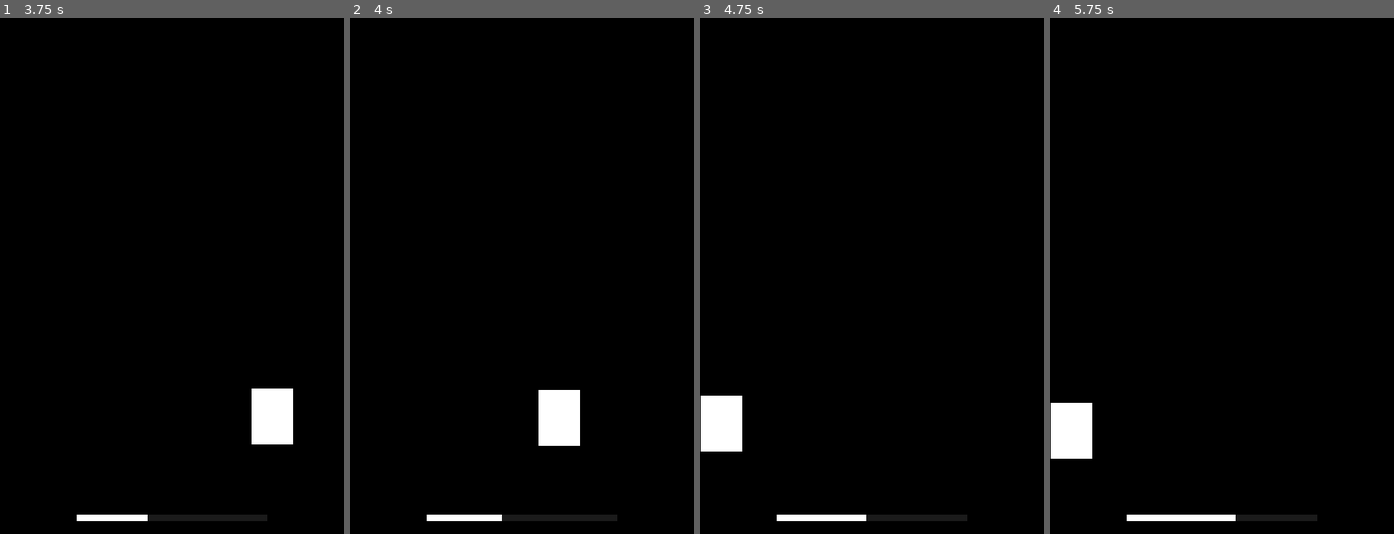
Above: before the commit, frames 1-4 (left to right).
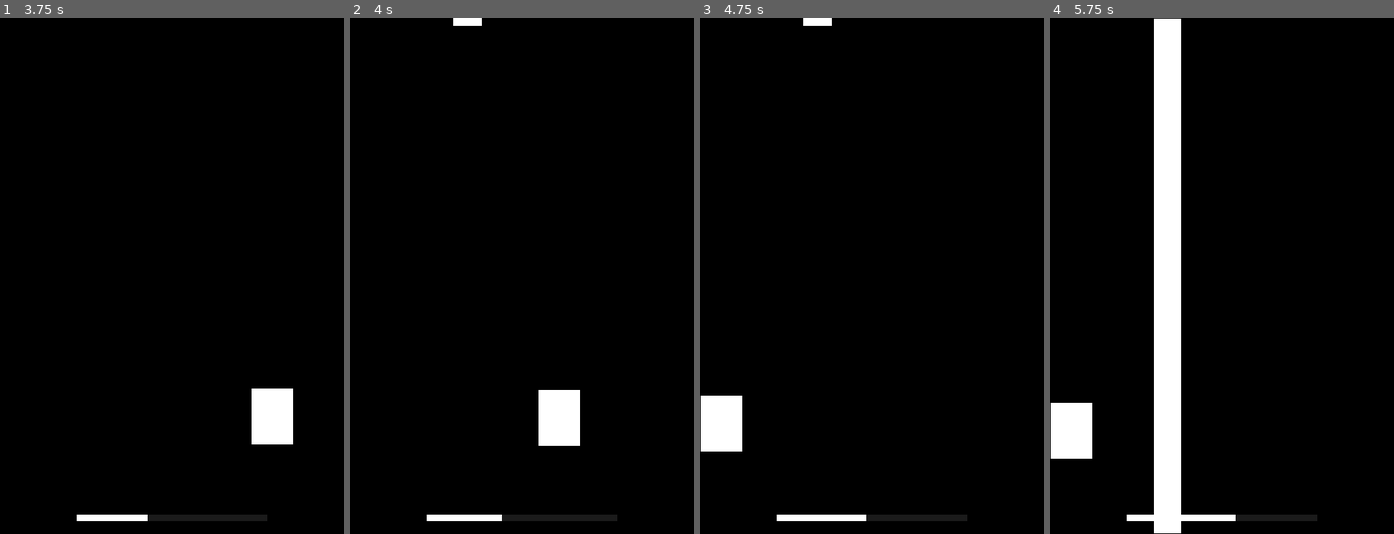
Above: after the commit, the same moments.

Repository: enzoritto/static-hyperspace
Game: Godot game, scene res://levels/Main.tscn
The game is run twice, just before and just after one commit, with the same random seed, the same clock (stepped at 60 frames per second) and the same inputs.
Inputs:
- Up to frame 1 (3.75 s): tap Enter at 0.5 s; hold Right (move_right) 0.53-1.28 s; hold Space (boost) 0.53-1.28 s; hold Left (move_left) 1.28-2.03 s; tap Space (boost) at 1.35, 2.85, 3.5 s; hold Space (boost) 2.03-2.78 s; hold Right (move_right) 2.03-3.53 s; hold Left (move_left) from 3.53 s (still down); hold Space (boost) from 3.53 s (still down)
- Up to frame 2 (4 s): keep holding Left (move_left); keep holding Space (boost)
- Up to frame 3 (4.75 s): keep holding Left (move_left); release Space (boost) at 4.28 s; tap Space (boost) at 4.35 s
- Up to frame 4 (5.75 s): keep holding Left (move_left); tap Enter at 5 s; hold Space (boost) from 5.03 s (still down)

Frame 1 is identical in both runs. In frame 2, 0.1% of the frame differs, in the area x 30-39%, y 0-2%; in frame 3, 0.1%; in frame 4, 7.8%, in the area x 30-39%, y 0-100%.

Commit message:
Add projectiles

Diff:
--- a/levels/Main.tscn
+++ b/levels/Main.tscn
@@ -1,12 +1,15 @@
-[gd_scene load_steps=4 format=2]
+[gd_scene load_steps=5 format=2]
 
 [ext_resource path="res://scenes/player.tscn" type="PackedScene" id=1]
 [ext_resource path="res://interface/GUI.tscn" type="PackedScene" id=2]
+[ext_resource path="res://scenes/projectile_spawner.tscn" type="PackedScene" id=3]
 
 [sub_resource type="RectangleShape2D" id=1]
 extents = Vector2( 10, 360 )
 
 [node name="Main" type="Node2D"]
+
+[node name="Projectile Spawner" parent="." instance=ExtResource( 3 )]
 
 [node name="GUI" parent="." instance=ExtResource( 2 )]
 margin_right = 480.0
--- /dev/null
+++ b/scenes/projectile.tscn
@@ -0,0 +1,52 @@
+[gd_scene load_steps=8 format=2]
+
+[ext_resource path="res://sprites/projectiles/warning_on.png" type="Texture" id=1]
+[ext_resource path="res://scripts/projectiles.gd" type="Script" id=2]
+[ext_resource path="res://sprites/projectiles/projectile.png" type="Texture" id=3]
+[ext_resource path="res://sprites/projectiles/warning_off.png" type="Texture" id=4]
+
+[sub_resource type="SpriteFrames" id=1]
+animations = [ {
+"frames": [ ExtResource( 1 ), ExtResource( 4 ) ],
+"loop": true,
+"name": "blink",
+"speed": 3.0
+} ]
+
+[sub_resource type="SpriteFrames" id=2]
+animations = [ {
+"frames": [ ExtResource( 3 ) ],
+"loop": true,
+"name": "default",
+"speed": 5.0
+} ]
+
+[sub_resource type="RectangleShape2D" id=3]
+
+[node name="Projectile" type="Area2D"]
+position = Vector2( 0, 360 )
+scale = Vector2( 2, 36 )
+script = ExtResource( 2 )
+
+[node name="Warning Indicator" type="AnimatedSprite" parent="."]
+position = Vector2( -0.0468188, -9.85152 )
+scale = Vector2( 0.311706, 0.00915523 )
+frames = SubResource( 1 )
+animation = "blink"
+frame = 1
+playing = true
+
+[node name="Projectile Sprite" type="AnimatedSprite" parent="."]
+visible = false
+scale = Vector2( 0.6, 0.057 )
+frames = SubResource( 2 )
+
+[node name="CollisionShape2D" type="CollisionShape2D" parent="."]
+shape = SubResource( 3 )
+
+[node name="Delay Timer" type="Timer" parent="."]
+wait_time = 2.0
+one_shot = true
+
+[node name="Duration Timer" type="Timer" parent="."]
+wait_time = 0.3
--- /dev/null
+++ b/scenes/projectile_spawner.tscn
@@ -0,0 +1,8 @@
+[gd_scene load_steps=2 format=2]
+
+[ext_resource path="res://scripts/projectile_spawner.gd" type="Script" id=1]
+
+[node name="Projectile Spawner" type="Node"]
+script = ExtResource( 1 )
+
+[node name="Cooldown Timer" type="Timer" parent="."]
--- /dev/null
+++ b/scripts/projectile_spawner.gd
@@ -0,0 +1,17 @@
+extends Node
+
+onready var cooldown_timer = get_node("Cooldown Timer")
+
+var projectile = preload("res://scenes/projectile.tscn")
+
+func _ready():
+	create_new_projectile()
+
+func create_new_projectile():
+	cooldown_timer.set_wait_time(rand_range(2, 4))
+	cooldown_timer.start()
+
+	yield(cooldown_timer, "timeout")
+
+	add_child(projectile.instance())
+	$Projectile.connect("projectile_passed", self, "create_new_projectile")
--- /dev/null
+++ b/scripts/projectiles.gd
@@ -0,0 +1,21 @@
+extends Node2D
+
+onready var warning_sprite = get_node("Warning Indicator")
+onready var projectile_sprite = get_node("Projectile Sprite")
+onready var delay_timer = get_node("Delay Timer")
+onready var duration_timer = get_node("Duration Timer")
+
+signal projectile_passed()
+
+func _ready():
+	self.translate(Vector2(rand_range(30, 450), 0))
+
+	delay_timer.start()
+	yield(delay_timer, "timeout")
+	warning_sprite.visible = false
+
+	projectile_sprite.visible = true
+	duration_timer.start()
+	yield(duration_timer, "timeout")
+	emit_signal("projectile_passed")
+	self.queue_free()
Binary file added: sprites/projectiles/projectile.png
Not shown, added: sprites/projectiles/projectile.png.import
Binary file added: sprites/projectiles/warning_off.png
Not shown, added: sprites/projectiles/warning_off.png.import
Binary file added: sprites/projectiles/warning_on.png
Not shown, added: sprites/projectiles/warning_on.png.import
